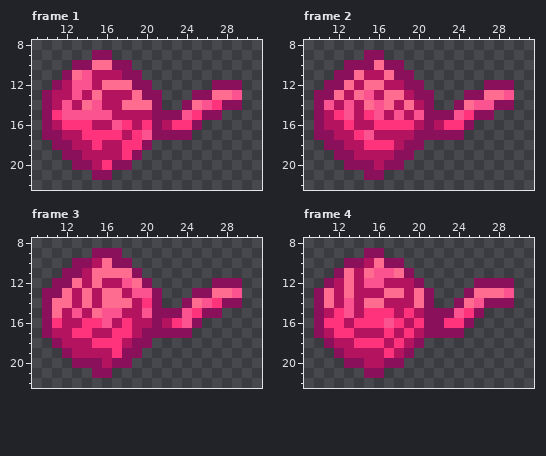
A pixel-art file gets an edit: Assets/Assety/PLAYER_wloczka/klebek/odwijanie_zawijanie/wloczka12_spin_anim.aseprite. The first picture shows the starting point.
32x32 pixels, 8 frames. Shown: frame 1: x 9..31, y 8..22; frame 2: x 9..31, y 8..22; frame 3: x 9..31, y 8..22; frame 4: x 9..31, y 8..22. The old version is drawn lined up with the new one. The commit also changed other frames, which this record leaves out.
And afterwards:
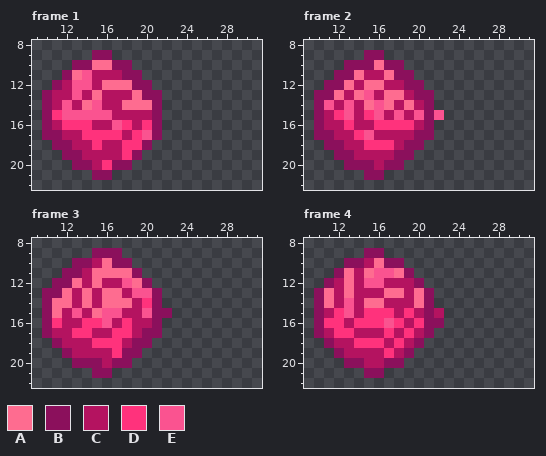
Palette (. is transparent): A #fe6c90  B #8b105c  C #b41360  D #ff327c  E #fa5390
Change:
whole drawing moved by -2,-3 (the old picture is shown already moved)
Frame 1:
The edit erases colour A in row 13 at x 27 to 28; in row 14 at x 25.
The edit erases colour B in row 12 at x 27 to 29; in row 13 at x 25 to 26; in row 14 at x 24 and 28 to 29; in row 15 at x 22 to 23 and 26 to 27; in row 16 at x 25; in row 17 at x 22 to 24.
The edit erases colour C in row 16 at x 22.
The edit erases colour D in row 14 at x 27; in row 15 at x 25; in row 16 at x 23 to 24.
The edit erases colour E in row 13 at x 29; in row 14 at x 26; in row 15 at x 24.
Frame 2:
Colour B becomes colour E in row 15 at x 22.
The edit erases colour A in row 13 at x 27 to 28; in row 14 at x 25.
The edit erases colour B in row 12 at x 27 to 29; in row 13 at x 25 to 26; in row 14 at x 24 and 28 to 29; in row 15 at x 23 and 26 to 27; in row 16 at x 25; in row 17 at x 22 to 24.
The edit erases colour C in row 16 at x 22.
The edit erases colour D in row 15 at x 25; in row 16 at x 23 to 24.
The edit erases colour E in row 13 at x 29; in row 14 at x 26 to 27; in row 15 at x 24.
Frame 3:
The edit erases colour A in row 13 at x 27 to 28; in row 14 at x 25.
The edit erases colour B in row 12 at x 27 to 29; in row 13 at x 25 to 26; in row 14 at x 24 and 28 to 29; in row 15 at x 23 and 26 to 27; in row 16 at x 25; in row 17 at x 22 to 24.
The edit erases colour C in row 16 at x 22.
The edit erases colour D in row 14 at x 27; in row 15 at x 25; in row 16 at x 23.
The edit erases colour E in row 13 at x 29; in row 14 at x 26; in rows 15 to 16 at x 24.
Frame 4:
Colour B becomes colour C in row 15 at x 22.
The edit erases colour A in row 13 at x 26 to 28; in row 14 at x 25.
The edit erases colour B in row 12 at x 26 to 29; in row 13 at x 25; in row 14 at x 24 and 27 to 29; in row 15 at x 23 and 26; in row 16 at x 25; in row 17 at x 22 to 24.
The edit erases colour D in row 15 at x 25; in row 16 at x 23 to 24.
The edit erases colour E in row 13 at x 29; in row 14 at x 26; in row 15 at x 24.
